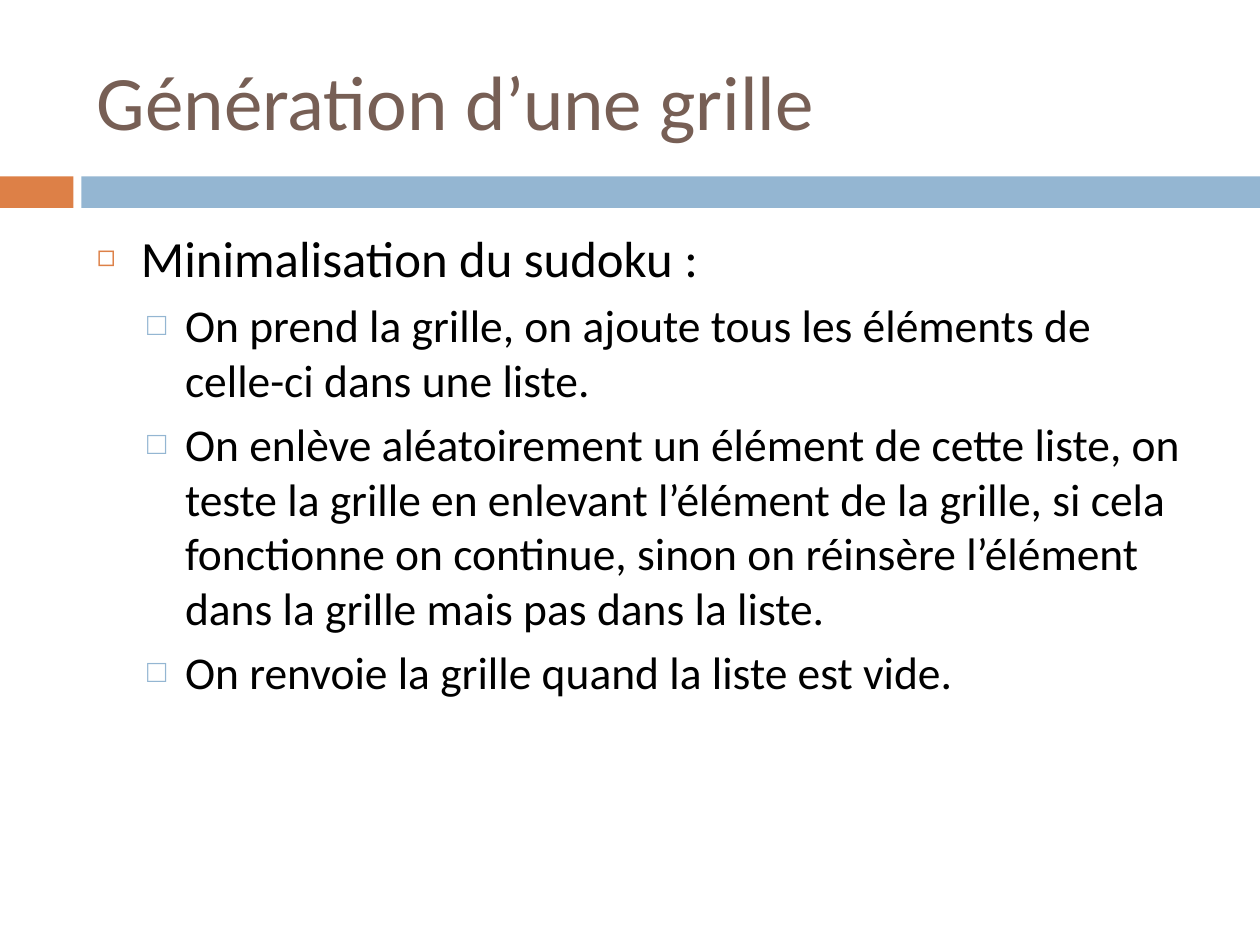
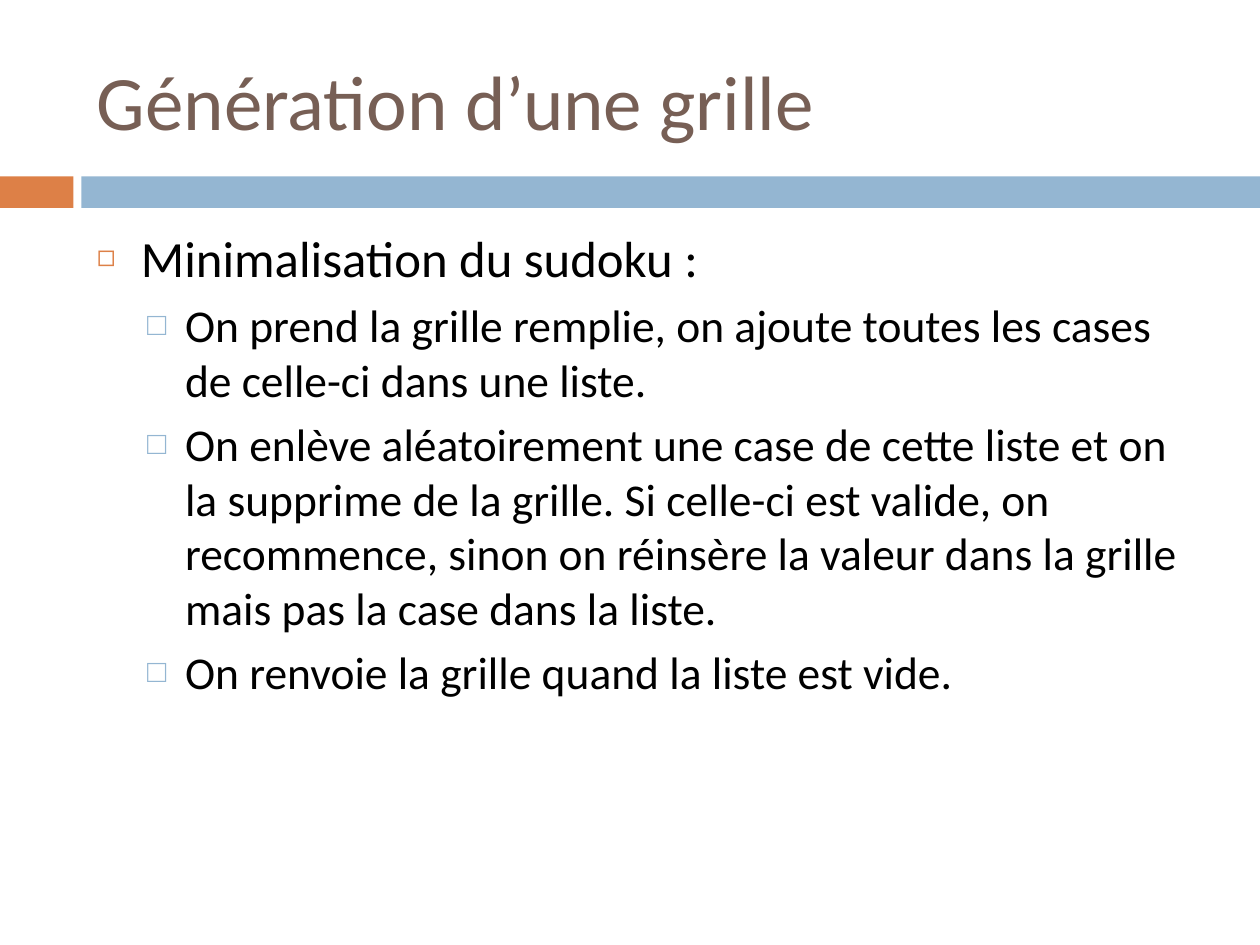
Before and after one commit to arantes555/Sudoku, a slide deck: slide 9 of projet inf.pptx. Drawn at 1260x945 pixels with LibreOffice and Linux fonts; fonts in the diff are those of the drawing. Boxes give left, top, right and bottom in pixels: in the first picture for what was removed or moved away, otherwise in the second. Text is boxed around its words. In the diff, an @@ line names an element or a change of style, - is before the commit and + after.

Commit message:
ppt

```diff
--- a/projet inf.pptx
+++ b/projet inf.pptx
@@ text at <box>185,310,1176,633</box>: text changed @@
-  □ On prend la grille, on ajoute tous les éléments de celle-ci dans une liste.
-  □ On enlève aléatoirement un élément de cette liste, on teste la grille en enlevant l’élément de la grille, si cela fonctionne on continue, sinon on réinsère l’élément dans la grille mais pas dans la liste.
+  □ On prend la grille remplie, on ajoute toutes les cases de celle-ci dans une liste.
+  □ On enlève aléatoirement une case de cette liste et on la supprime de la grille. Si celle-ci est valide, on recommence, sinon on réinsère la valeur dans la grille mais pas la case dans la liste.
```
Also in this commit, not shown: 3 other slides changed.
